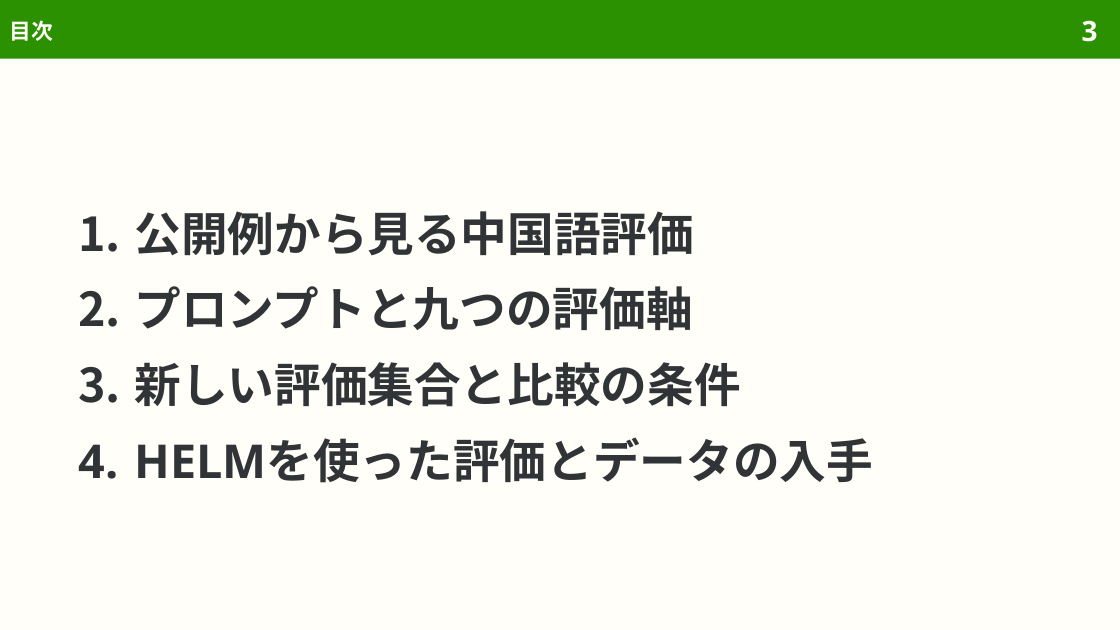
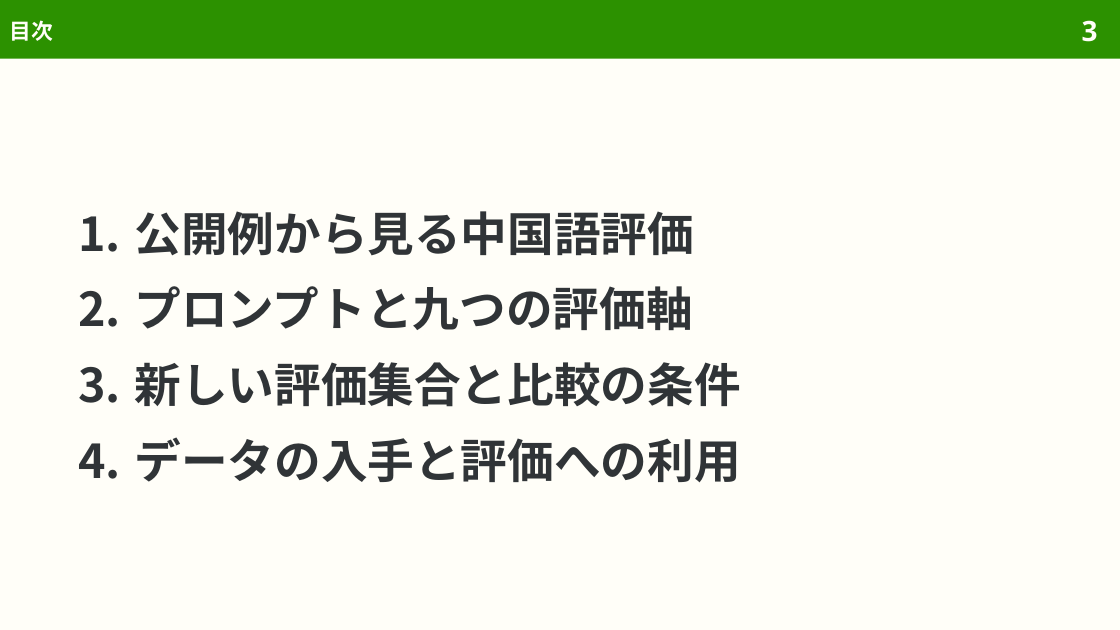
Before and after one commit to sasakiy84/datasets-in-10-minutes, a slide deck: slide 3 of slides/datasets-in-10-minutes-cleva.pptx. Drawn at 1120x630 pixels with LibreOffice and Linux fonts; fonts in the diff are those of the drawing. Boxes give left, top, right and bottom in pixels: in the first picture for what was removed or moved away, otherwise in the second. Text is boxed around its words. In the diff, an @@ line names an element or a change of style, - is before the commit and + after.

```diff
--- a/slides/datasets-in-10-minutes-cleva.pptx
+++ b/slides/datasets-in-10-minutes-cleva.pptx
@@ text at (134,437,740,482): text changed @@
-4. HELMを使った評価とデータの入手
+4. データの入手と評価への利用
```
Also in this commit, not shown: 6 other slides changed, 4 slides removed, 58 other files.
